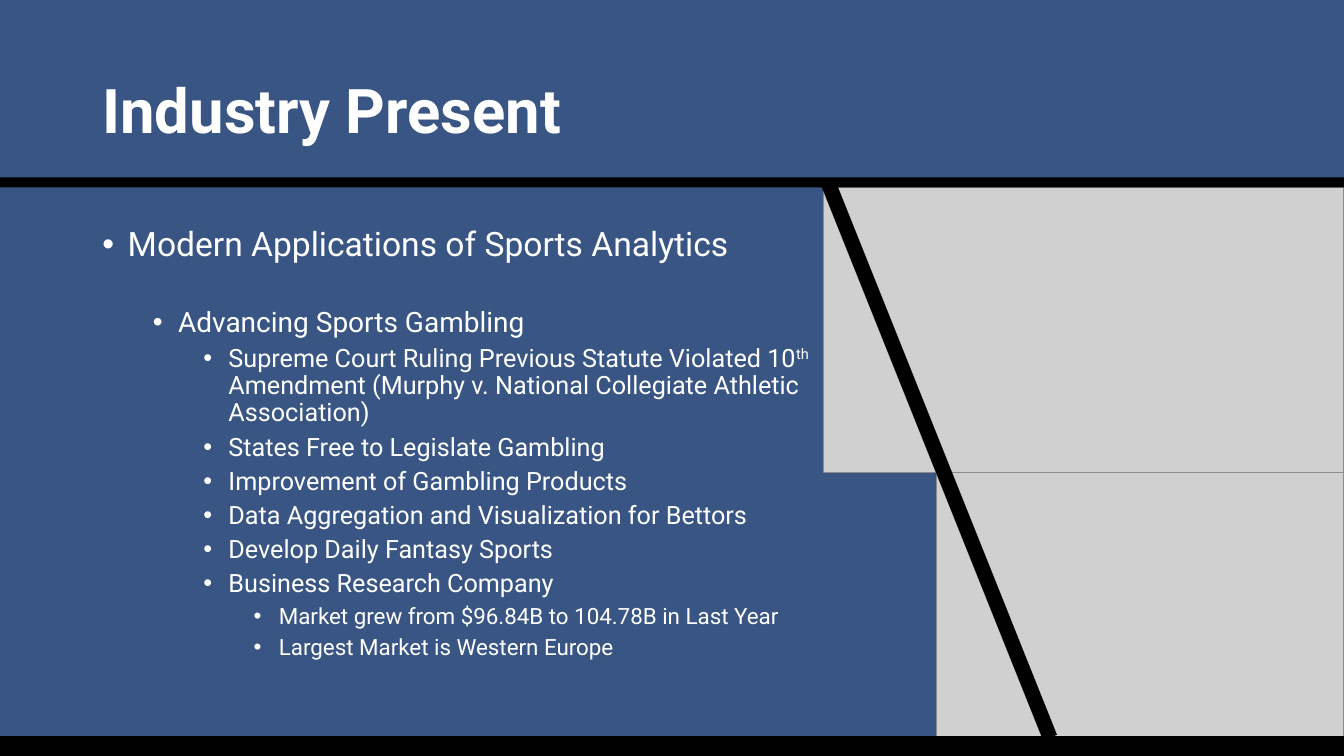
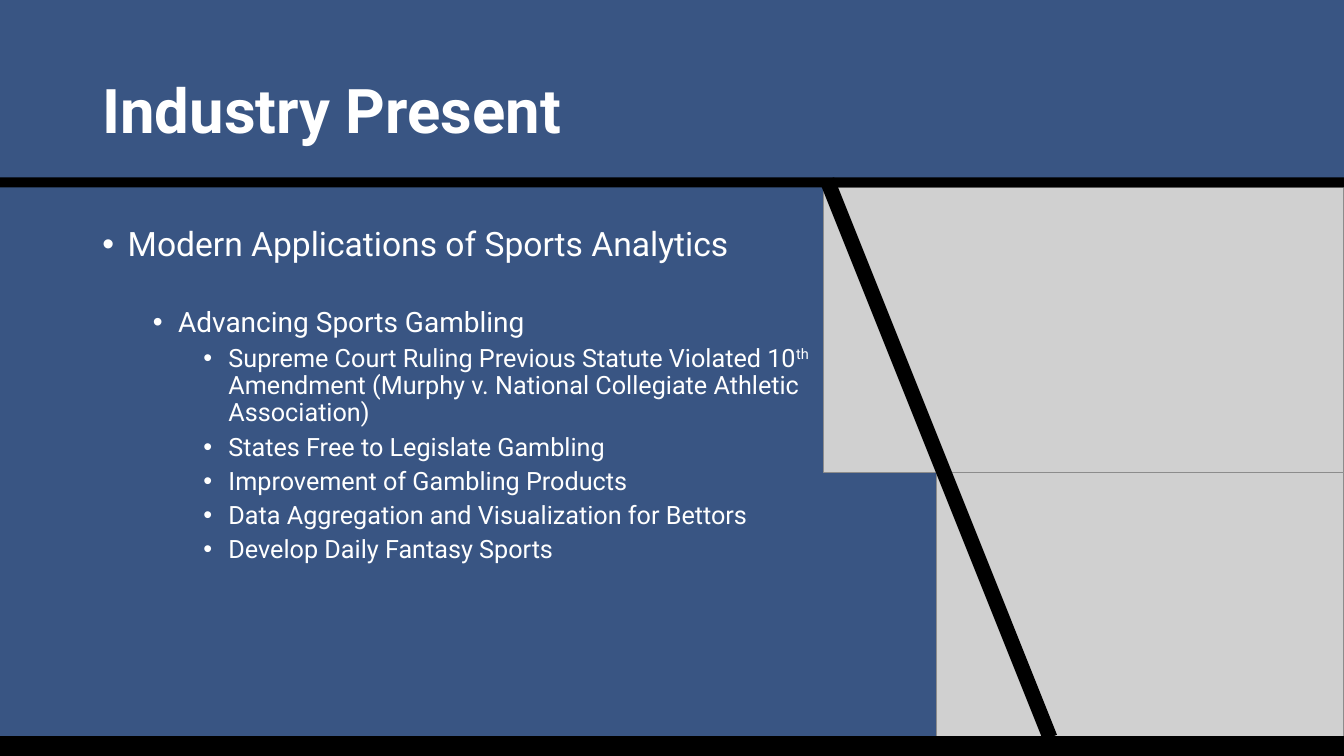
Before and after one commit to SuperMarioGiacomazzo/STOR538_WEBSITE, a slide deck: slide 15 of Slides/Sports Analytics 3/Sports_Analytics_3_Lecture.pptx (slide 12 before the commit). Drawn at 1344x756 pixels with LibreOffice and Linux fonts; fonts in the diff are those of the drawing; grey boxes stand for pictures. Boxes give left, top, right and bottom in pixels: in the first picture for what was removed or moved away, otherwise in the second. Text is boxed around its words. In the diff, an @@ line names an element or a change of style, - is before the commit and + after.

```diff
--- a/Slides/Sports Analytics 3/Sports_Analytics_3_Lecture.pptx
+++ b/Slides/Sports Analytics 3/Sports_Analytics_3_Lecture.pptx
@@ text at [228, 573, 778, 660]: paragraphs removed @@
-    • Business Research Company
-      • Market grew from $96.84B to 104.78B in Last Year
-      • Largest Market is Western Europe
```
Also in this commit, not shown: 1 other slide changed, 6 slides added, 3 slides removed, 14 other files.
